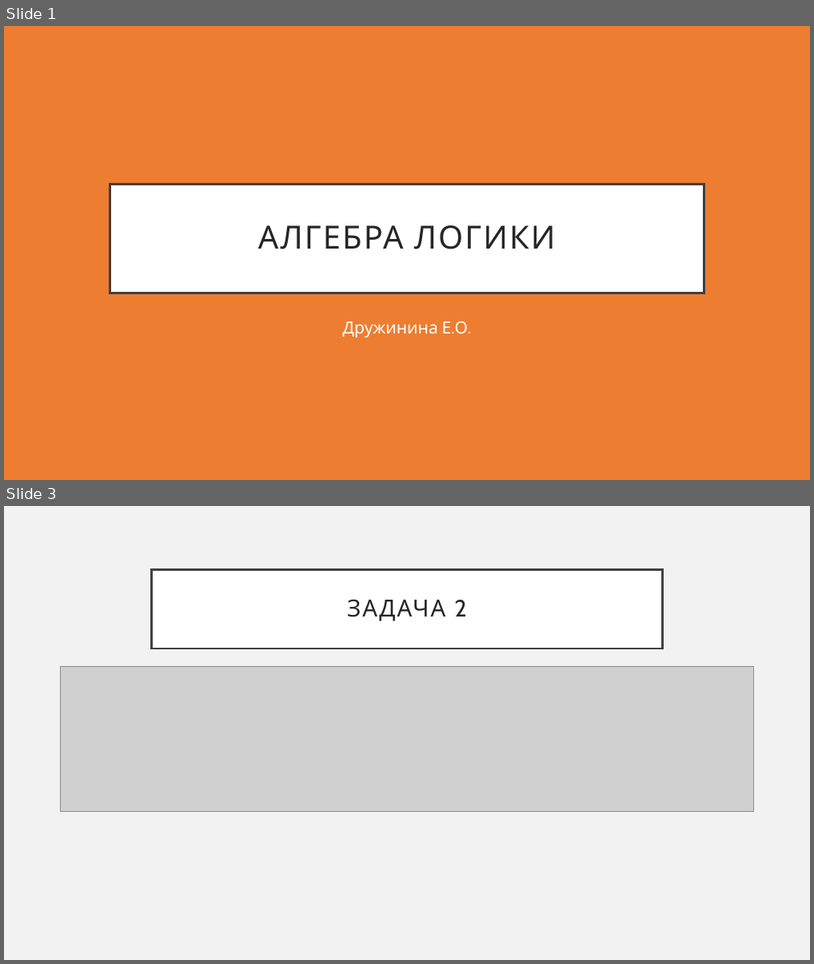
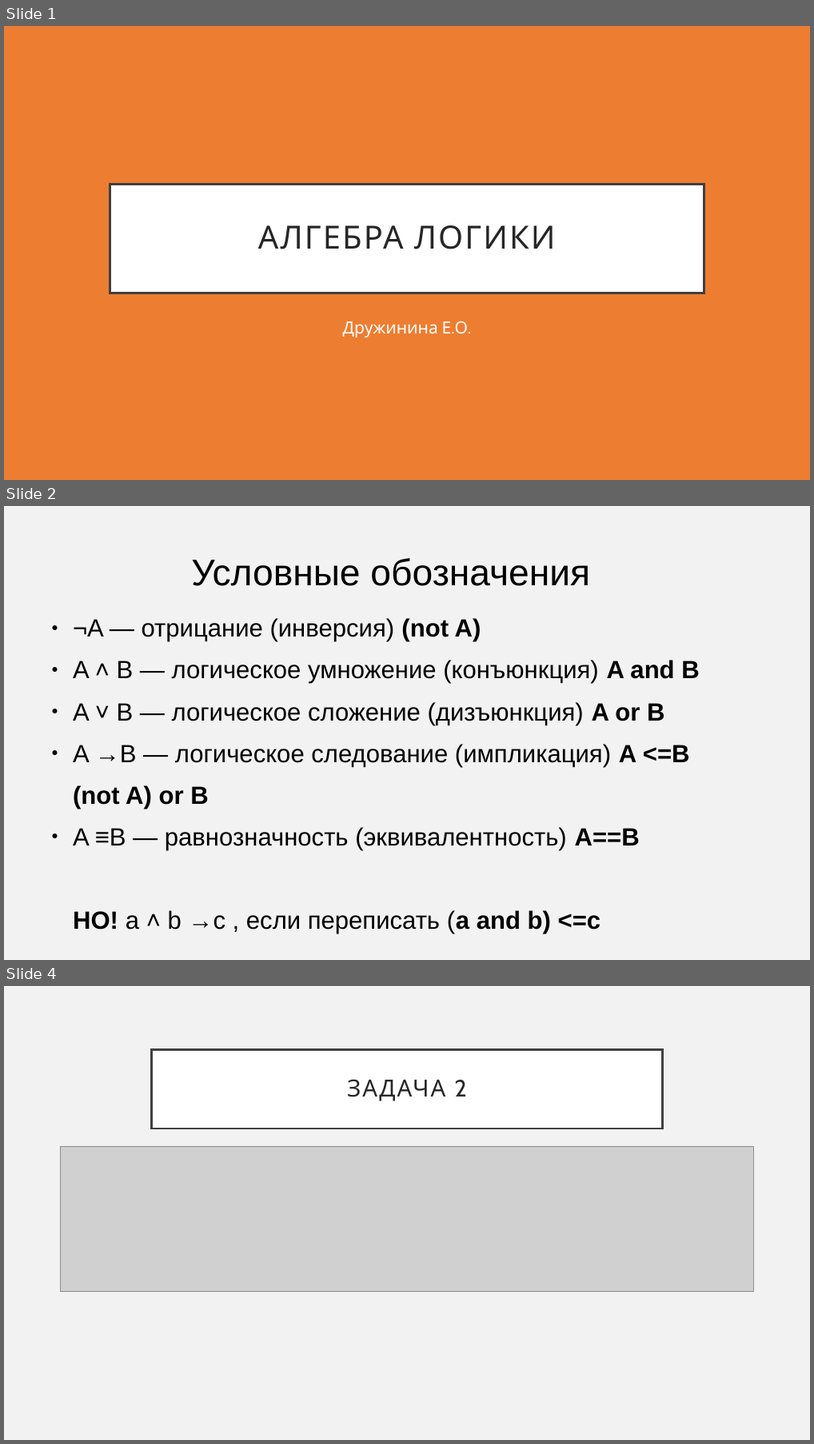
Before and after one commit to EPostanogova/1561_for_students, a slide deck: конспекты к задачам егэ/Алгебра логики.odp. Shown one above the other, each under a label of ours: slides 1 and 3 before the commit, slides 1, 2 and 4 after it; the slides between them are not shown. The pictures are 814x964 and 814x1444 pixels, drawn with LibreOffice and Linux fonts; fonts in the diff are those of the drawing; grey boxes stand for pictures. Boxes give left, top, right and bottom in pixels: in the first picture for what was removed or moved away, otherwise in the second. Text is boxed around its words. In the diff, an @@ line names an element or a change of style, - is before the commit and + after.

```diff
--- a/конспекты к задачам егэ/Алгебра логики.odp
+++ b/конспекты к задачам егэ/Алгебра логики.odp
@@ slide 2 added at [4,506,810,960], background #F2F2F2 @@
@@ title added at [191,558,590,586], 44 pt, text #000000 @@
+Условные обозначения
@@ text added at [73,618,699,934], 29.6 pt, text #000000 @@
+● ¬A — отрицание (инверсия) (not A)
+● A ˄ B — логическое умножение (конъюнкция) A and B
+● A ˅ B — логическое сложение (дизъюнкция) A or B
+● A →B — логическое следование (импликация) A <=B
+(not A) or B
+● A ≡B — равнозначность (эквивалентность) A==B
+НО! a ˄ b →c , если переписать (a and b) <=c
@@ what was slide 3 is now slide 4 @@
```
Also in this commit, not shown: 1 slide changed, 1 other file.
